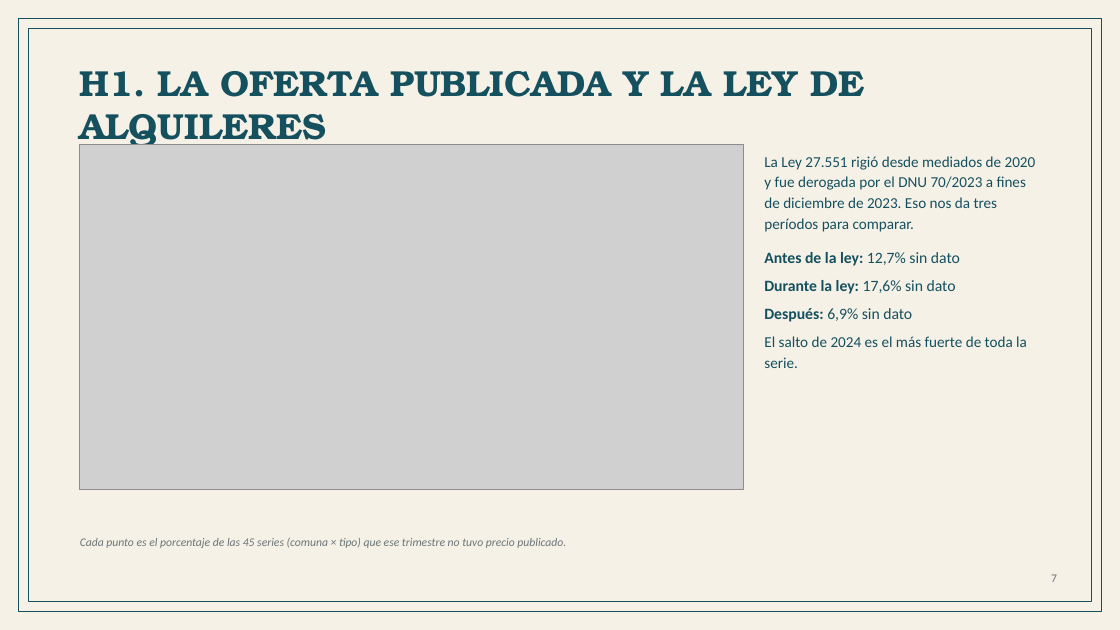
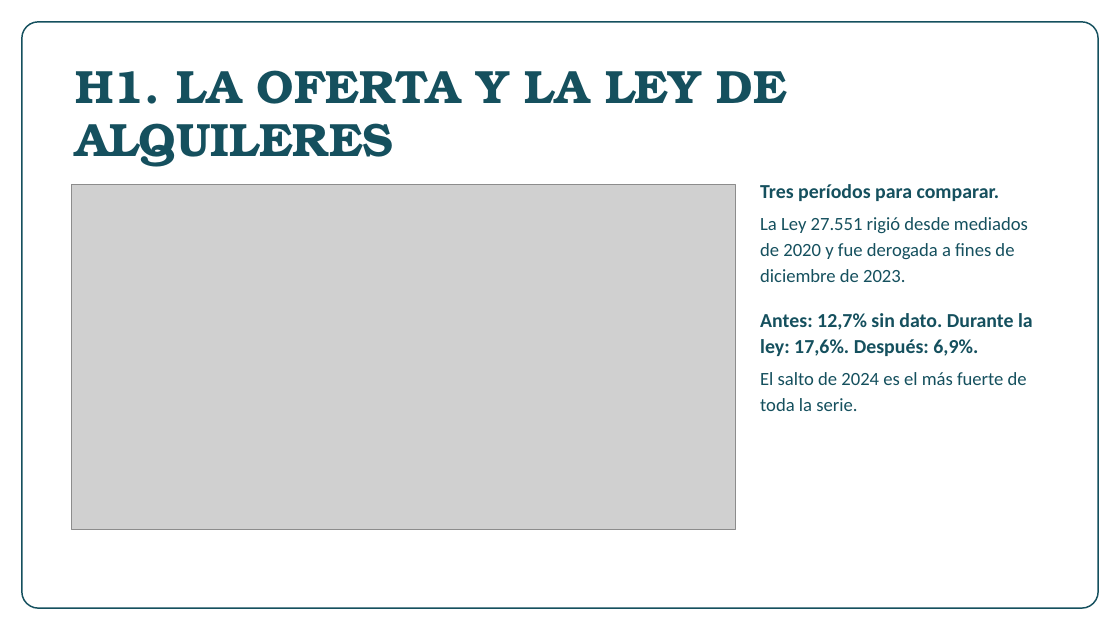
Before and after one commit to n4chogarcia-eng/tp_alquileres_caba, a slide deck: slide 8 of TP_instancia2_alquileres_CABA.pptx. Drawn at 1120x630 pixels with LibreOffice and Linux fonts; fonts in the diff are those of the drawing; grey boxes stand for pictures; background and template pictures are left out. Boxes give left, top, right and bottom in pixels: in the first picture for what was removed or moved away, otherwise in the second. Text is boxed around its words. In the diff, an @@ line names an element or a change of style, - is before the commit and + after.

```diff
--- a/TP_instancia2_alquileres_CABA.pptx
+++ b/TP_instancia2_alquileres_CABA.pptx
@@ rectangle removed at [0,0,1120,630] @@
@@ rounded rectangle: place and size @@
-rounded rectangle at [18,18,1102,612]
+rounded rectangle at [22,22,1098,608]
@@ rounded rectangle at [22,22,1098,608]: rectangle to rounded rectangle; outline #15505E 1 pt to #15505E 1.25 pt @@
@@ rectangle removed at [29,29,1091,602] @@
@@ text at [76,70,787,167]: text changed; size 31 to 40 pt @@
-H1. LA OFERTA PUBLICADA Y LA LEY DE ALQUILERES
+H1. LA OFERTA Y LA LEY DE ALQUILERES
@@ text "Tres períodos para comparar.": place and size @@
-text "Tres períodos para comparar." at [764,156,1036,368]
+text "Tres períodos para comparar." at [760,184,1033,411]
@@ picture: place and size @@
-picture at [80,145,744,490]
+picture at [71,185,735,530]
@@ text at [760,184,1033,356]: text changed; size 13 to 17 pt; bold on @@
-La Ley 27.551 rigió desde mediados de 2020 y fue derogada por el DNU 70/2023 a fines de diciembre de 2023. Eso nos da tres períodos para comparar.
-Antes de la ley: 12,7% sin dato
-Durante la ley: 17,6% sin dato
-Después: 6,9% sin dato
+Tres períodos para comparar.
+La Ley 27.551 rigió desde mediados de 2020 y fue derogada a fines de diciembre de 2023.
+Antes: 12,7% sin dato. Durante la ley: 17,6%. Después: 6,9%.
@@ text at [760,372,1027,411]: size 13 to 16 pt in "El salto de 2024 es el más ..."; line spacing 1.14 to 1.16; more space between paragraphs @@
@@ text removed at [80,538,566,548] @@
-Cada punto es el porcentaje de las 45 series (comuna × tipo) que ese trimestre no tuvo precio publicado.
@@ text removed at [1051,574,1057,582] @@
-7
```
Also in this commit, not shown: 13 other slides changed, 2 slides added, 2 slides removed, 5 other files.
